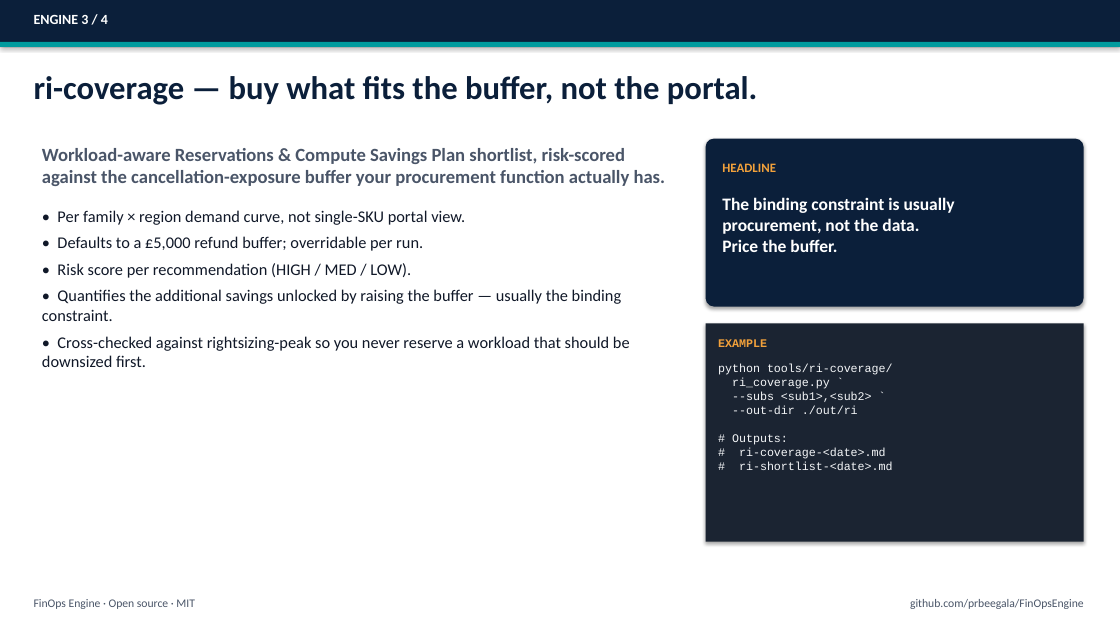
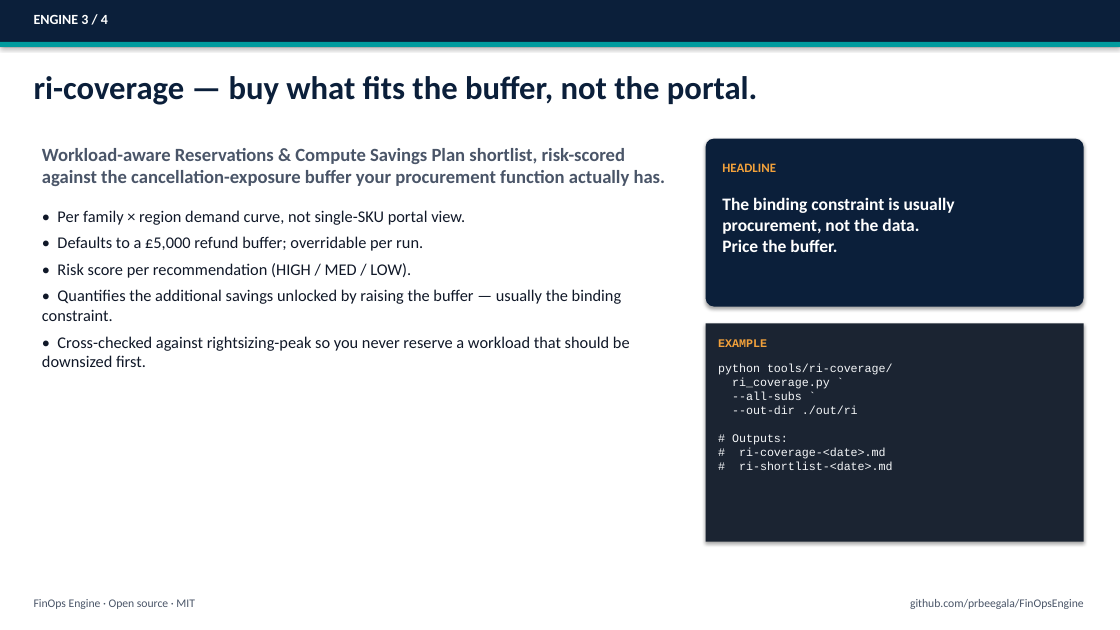
Before and after one commit to prbeegala/FinOpsEngine, a slide deck: slide 6 of docs/finops-engine-overview.pptx. Drawn at 1120x630 pixels with LibreOffice and Linux fonts; fonts in the diff are those of the drawing. Boxes give left, top, right and bottom in pixels: in the first picture for what was removed or moved away, otherwise in the second. Text is boxed around its words. In the diff, an @@ line names an element or a change of style, - is before the commit and + after.

```diff
--- a/docs/finops-engine-overview.pptx
+++ b/docs/finops-engine-overview.pptx
@@ text at bbox=[718, 364, 893, 470]: text changed @@
-python tools/ri-coverage/
-ri_coverage.py `
---subs <sub1>,<sub2> `
---out-dir ./out/ri
-# Outputs:
-# ri-coverage-<date>.md
-# ri-shortlist-<date>.md
+python tools/ri-coverage/
+ri_coverage.py `
+--all-subs `
+--out-dir ./out/ri
+# Outputs:
+# ri-coverage-<date>.md
+# ri-shortlist-<date>.md
```
Also in this commit, not shown: 5 other slides changed, 1 other file.
